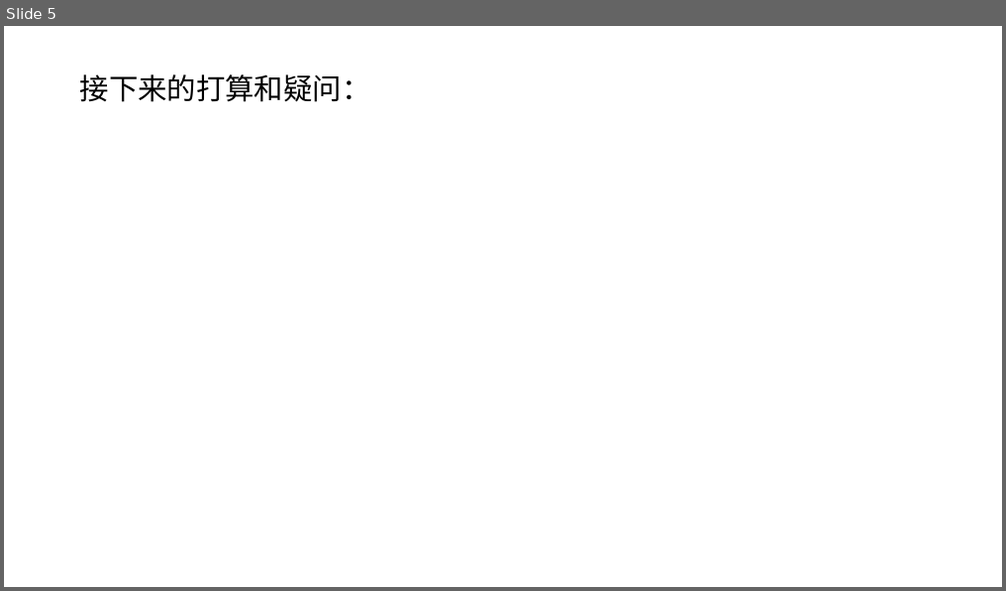
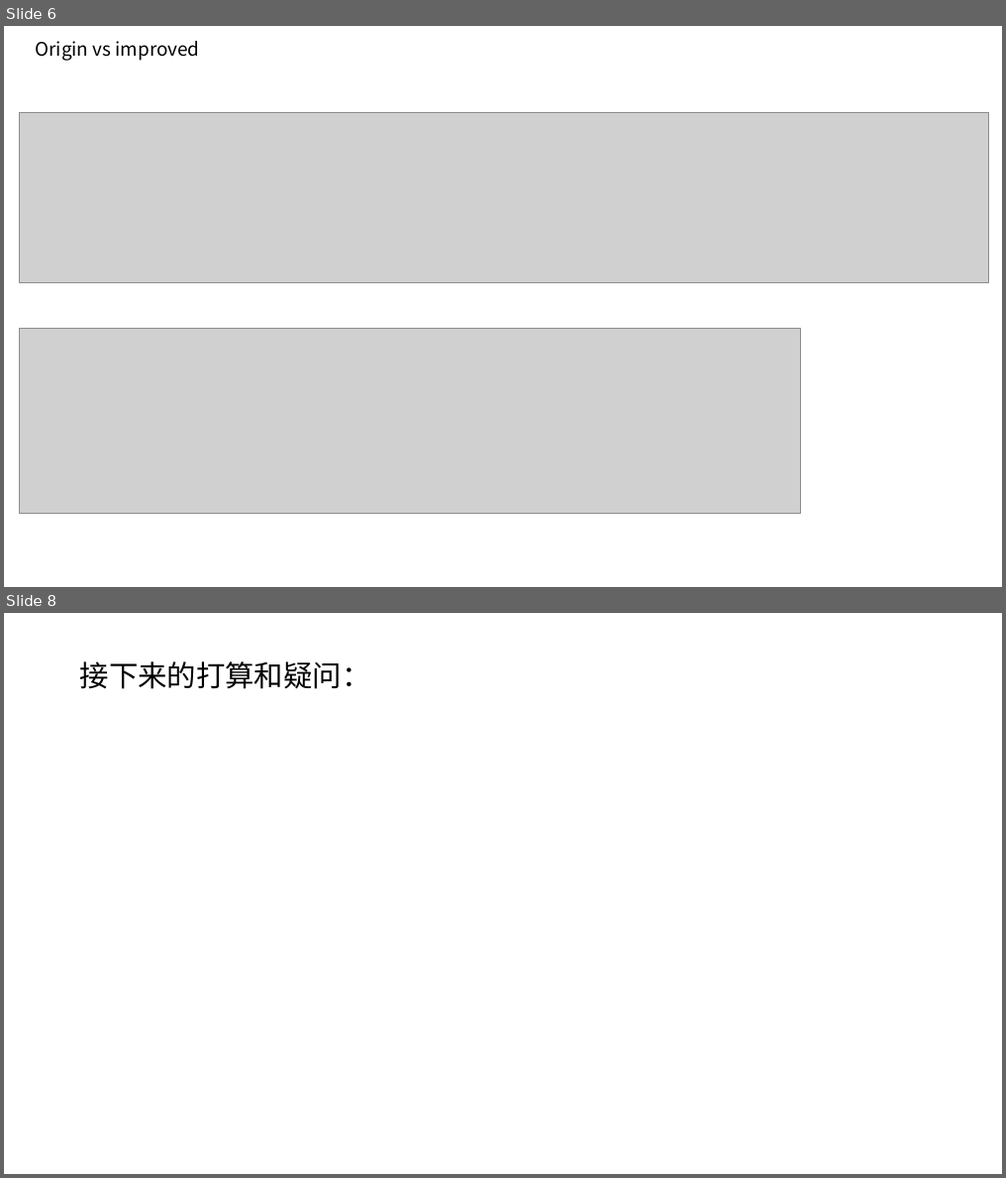
Before and after one commit to yyj6666667/fiddler, a slide deck: CPU.pptx. Shown one above the other, each under a label of ours: slide 5 before the commit, slides 6 and 8 after it; the slides between them are not shown. The pictures are 1006x591 and 1006x1178 pixels, drawn with LibreOffice and Linux fonts; fonts in the diff are those of the drawing; grey boxes stand for pictures. Boxes give left, top, right and bottom in pixels: in the first picture for what was removed or moved away, otherwise in the second. Text is boxed around its words. In the diff, an @@ line names an element or a change of style, - is before the commit and + after.

```diff
--- a/CPU.pptx
+++ b/CPU.pptx
@@ slide 6 added at box(4, 26, 1002, 587), background #FFFFFF @@
@@ text added at box(36, 41, 200, 61), 18 pt, text #000000 @@
+Origin vs improved
@@ picture added at box(19, 113, 988, 282) @@
@@ picture added at box(19, 329, 801, 514) @@
@@ what was slide 5 is now slide 8 @@
```
Also in this commit, not shown: 1 slide changed, 5 other slides added, 3 slides removed.
